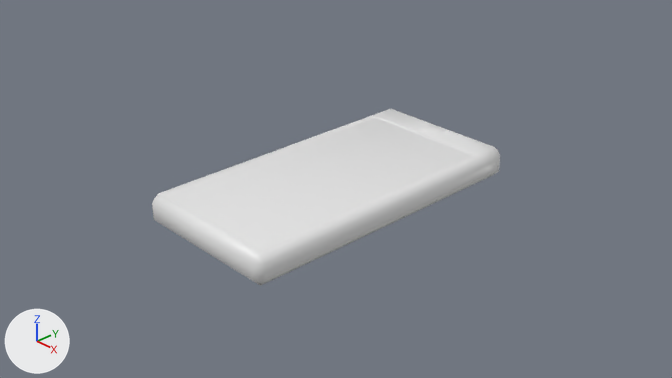
One commit to the Blender file Assets/Models/phone.blend: the scene before it, then after it.
The view is the same before and after, from the file's camera 'Camera'. The lights are fixed; the arrows at lower left show +X, +Y and +Z.
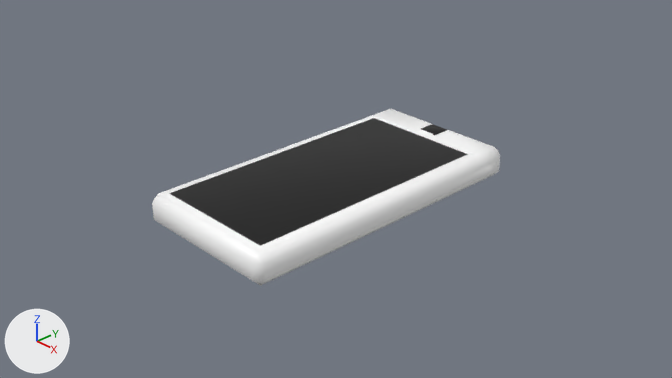
Patch to the scene script:
```diff
--- a/Assets/Models/phone.blend.py
+++ b/Assets/Models/phone.blend.py
@@ img_phone_png @@
+img_phone_png = load_image('phone.png', '../Images/phone.png', 512, 512, 'sRGB')
@@ mat_material @@
 mat_material = principled_material('Material')
-mat_material.base_color = (0.8, 0.8, 0.8)  # white #e7e7e7
+mat_material.texture = img_phone_png
 mat_material.roughness = 0.4
@@ me_cube @@
 me_cube.from_pydata(...)  # 48 vertices, 50 faces; spans x -1.0..1.0, y -2.0..2.0, z -0.2..0.22
 # used by ob_cube; location = (0.0, 0.0, 0.0)
+# me_cube part 1: texture (UV) coordinates of 50 of 50 faces, centred in x -1.0..1.0, y -2.0..2.0, z -0.2..0.22, changed; they spanned u 0.12..0.88, v 0.0..1.0 and now span u -0.07..0.82, v 0.11..0.92
 me_cube.materials.append(mat_material)
```

Location of each change, (x1, y1, x2, y2) in pixels of the pictures (672 x 378 px):
'Cube', surface changed: (152, 109, 500, 285) in both
part 1 of me_cube, surface changed: (152, 109, 500, 286) in both
